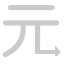
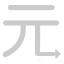
The second (64, 64) image is a revision of the first. Changes to its layers:
removed layer "图层 #1" over (38, 56, 61, 62)
painted on "exchange_1154625_easyicon.net - 副本.svg" over (35, 44, 61, 62)
painted on "元" over (35, 44, 59, 58)
hid "背景" over (35, 44, 61, 62)
